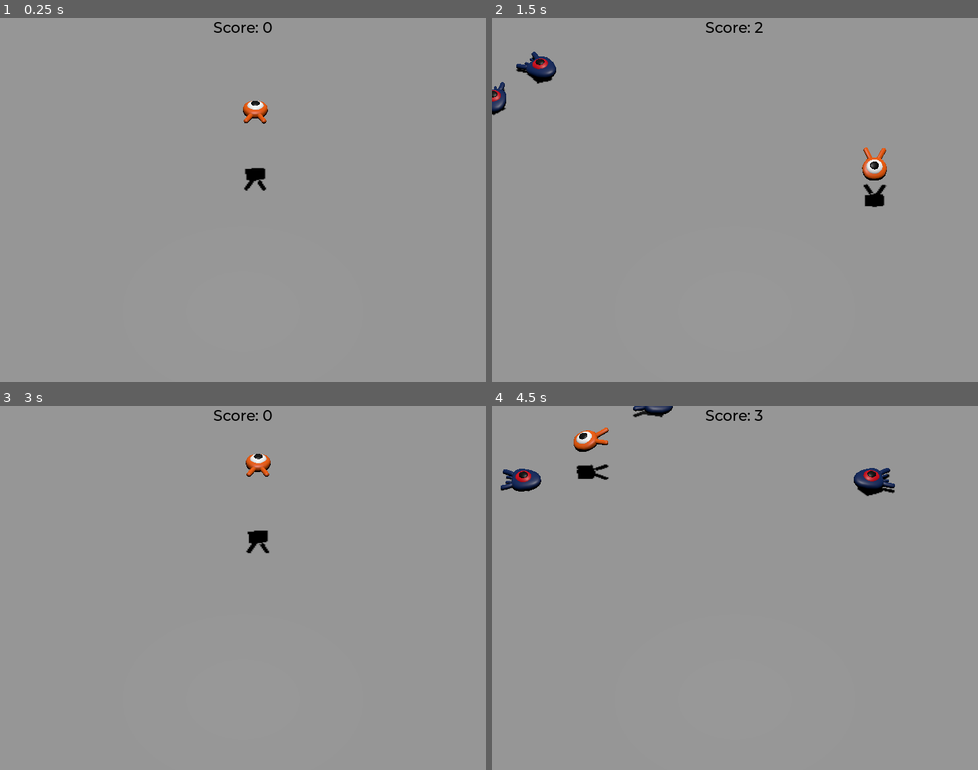
Above: before the commit, frames 1-4 (two rows, left to right).
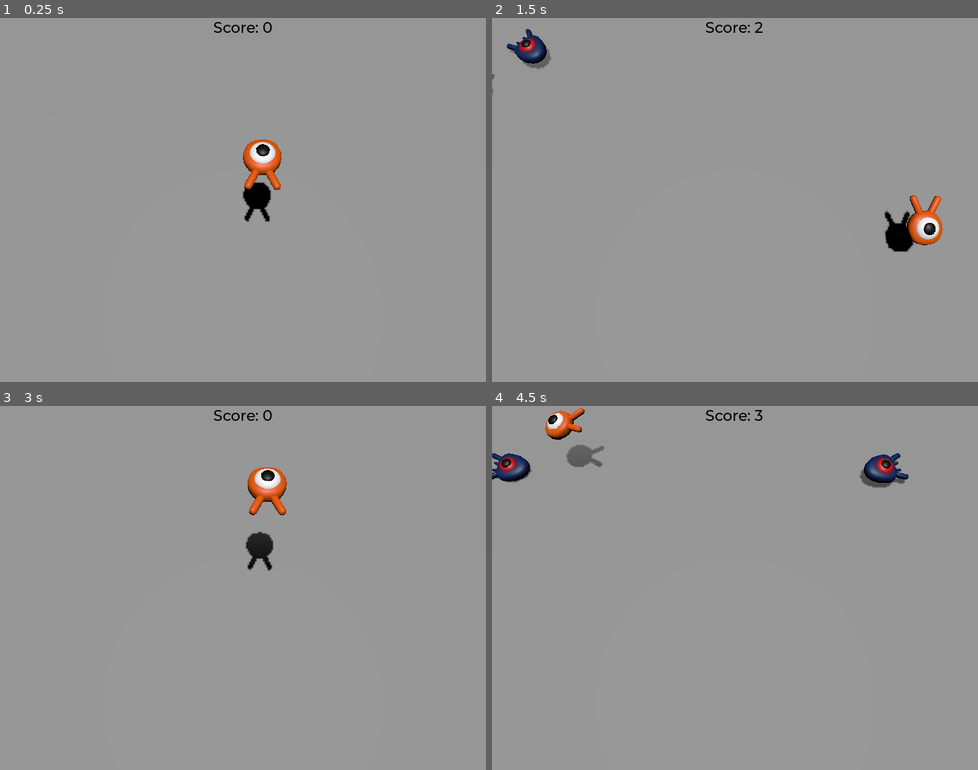
Above: after the commit, the same moments.

Repository: maksymbui/api
Game: Godot game, scene res://main.tscn
Same seed, same stepped clock (60 frames per second), same inputs: the game is played once before the commit and once after it.
Inputs:
- Up to frame 1 (0.25 s): no input
- Up to frame 2 (1.5 s): tap Enter (ui_accept) at 0.5 s; hold D (move_right) 0.53-1.28 s; tap Space (jump) at 0.77 s; hold S (move_back) from 1.28 s (still down)
- Up to frame 3 (3 s): tap Space (jump) at 1.52 s; release S (move_back) at 2.03 s; hold D (move_right) 2.03-2.78 s; tap Enter (ui_accept) at 2.75 s; hold W (move_forward) from 2.78 s (still down)
- Up to frame 4 (4.5 s): tap Space (jump) at 3.02, 3.77 s; release W (move_forward) at 3.53 s; hold A (move_left) from 3.53 s (still down)

The runs differ from the first frame. In frame 1, 1.5% of the frame differs, in the area x 49-58%, y 22-56%; in frame 2, 2.7%; in frame 3, 1.4%; in frame 4, 2.9%, in the area x 0-86%, y 0-25%.

Commit message:
Updated camera settings

Diff:
--- a/demo3d/main.tscn
+++ b/demo3d/main.tscn
@@ -41,19 +41,18 @@
 [node name="DirectionalLight3D" type="DirectionalLight3D" parent="."]
 transform = Transform3D(1, 0, 0, 0, -4.37114e-08, 1, 0, -1, -4.37114e-08, 0, 12, 1)
 shadow_enabled = true
-directional_shadow_pancake_size = 1.1
 
 [node name="Player" parent="." instance=ExtResource("1_mj40f")]
 transform = Transform3D(1, 0, 0, 0, 1, 0, 0, 0, 1, 0, 10, 0)
 
 [node name="CameraPivot" type="Marker3D" parent="."]
-transform = Transform3D(1, 0, 0, 0, 0.707107, 0.707107, 0, -0.707107, 0.707107, 0, 0, 0)
+transform = Transform3D(1, 0, 0, 0, 0.258819, 0.965926, 0, -0.965926, 0.258819, 0, 7, 0)
 
 [node name="Camera3D" type="Camera3D" parent="CameraPivot"]
 transform = Transform3D(1, 0, 0, 0, 1, 0, 0, 0, 1, -1, -2.12132, 20.5061)
-projection = 1
-size = 30.0
-far = 40.0
+fov = 51.4
+size = 22.188
+far = 34.0
 
 [node name="SpawnPath" type="Path3D" parent="."]
 curve = SubResource("Curve3D_eorf3")
Not shown, added: demo3d/export_presets.cfg
